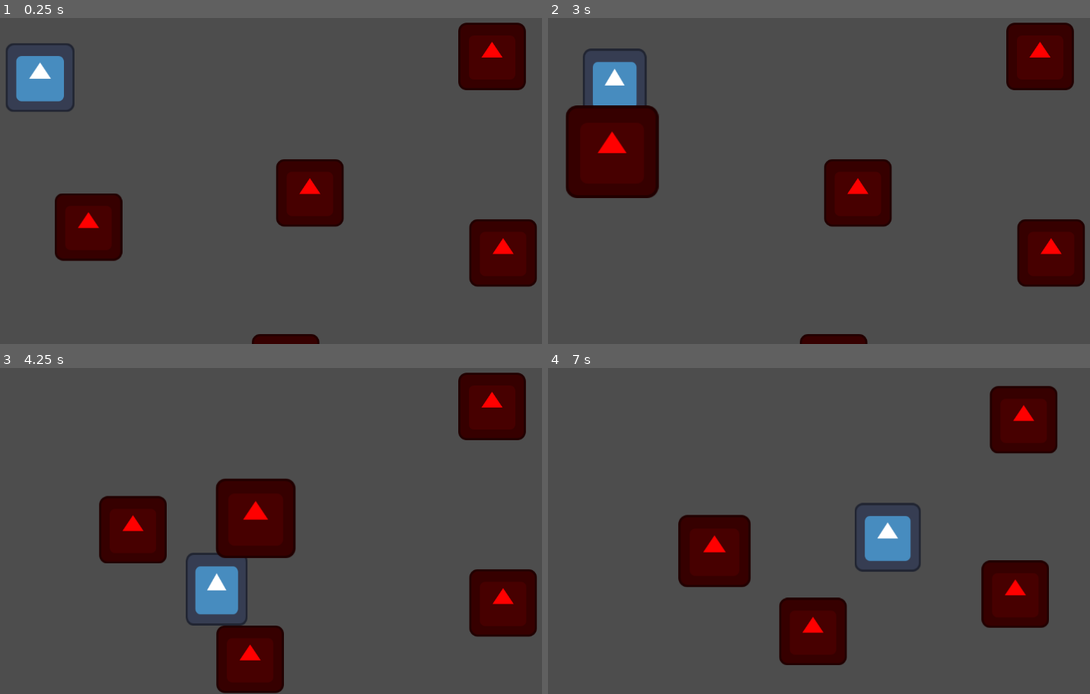
Above: before the commit, frames 1-4 (two rows, left to right).
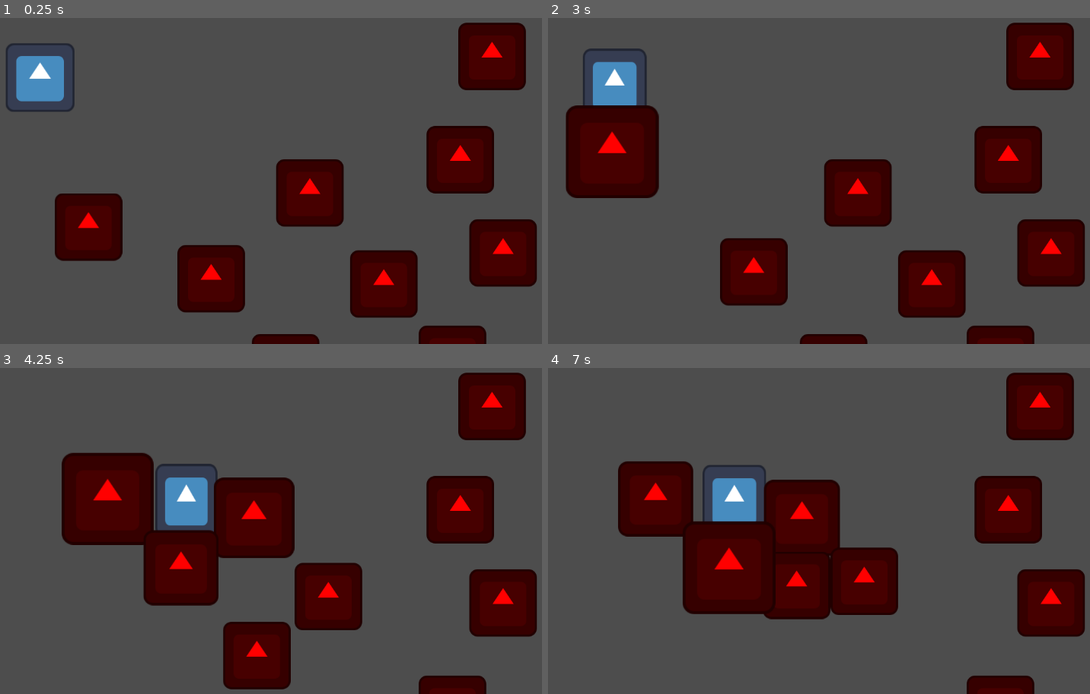
Above: after the commit, the same moments.

Repository: PietPadda/Godot_2D_ARPG
Game: Godot game, scene res://scenes/levels/main.tscn
Two runs of this game, one before a commit and one after it. Both use one fixed random seed, a clock stepped at 60 frames per second and the inputs below. The engine's default icon, where the game draws it, is replaced by a stand-in: a white triangle on a blue panel in a dark square.
Inputs (mouse positions are in pixels of both pictures, inside the frame that each line leads up to):
- Up to frame 1 (0.25 s): no input
- Up to frame 2 (3 s): move the mouse to (949, 154) at 0.52 s; hold Space (attack) 0.53-1.28 s; tap Tab (ui_text_completion_replace) at 0.8, 1.35, 2.3 s; move the mouse to (694, 190) at 1.27 s; tap Space (attack) at 1.55 s; move the mouse to (873, 99) at 2.02 s; hold Space (attack) 2.03-2.78 s; move the mouse to (781, 242) at 2.77 s; click (781, 242) at 2.85 s
- Up to frame 3 (4.25 s): tap Space (attack) at 3.05 s; move the mouse to (449, 573) at 3.52 s; hold Tab (ui_text_completion_replace) from 3.53 s (still down)
- Up to frame 4 (7 s): move the mouse to (629, 472) at 4.27 s; release Tab (ui_text_completion_replace) at 4.28 s; tap Space (attack) at 4.35, 5.85 s; move the mouse to (846, 524) at 5.02 s; hold Tab (ui_text_completion_replace) 5.03-5.78 s; move the mouse to (721, 439) at 5.77 s; move the mouse to (949, 504) at 6.52 s; press the mouse at (949, 504) at 6.53 s; tap Tab (ui_text_completion_replace) at 6.8 s

The runs differ from the first frame. In frame 1, 8.3% of the frame differs, in the area x 32-92%, y 33-100%; in frame 2, 8.3%; in frame 3, 16%; in frame 4, 26%, in the area x 12-100%, y 1-100%.

Commit message:
feat(player): implement player death and DeadState

Diff:
--- a/scenes/levels/main.tscn
+++ b/scenes/levels/main.tscn
@@ -24,3 +24,15 @@
 
 [node name="Skeleton5" parent="." instance=ExtResource("2_2vj2h")]
 position = Vector2(613, 693)
+
+[node name="Skeleton6" parent="." instance=ExtResource("2_2vj2h")]
+position = Vector2(929, 677)
+
+[node name="Skeleton7" parent="." instance=ExtResource("2_2vj2h")]
+position = Vector2(799, 534)
+
+[node name="Skeleton8" parent="." instance=ExtResource("2_2vj2h")]
+position = Vector2(944, 298)
+
+[node name="Skeleton9" parent="." instance=ExtResource("2_2vj2h")]
+position = Vector2(472, 524)
--- a/scenes/player/player.tscn
+++ b/scenes/player/player.tscn
@@ -10,6 +10,7 @@
 [ext_resource type="Resource" uid="uid://cd88rd50ljhgk" path="res://data/stats/player_stats.tres" id="4_p47bc"]
 [ext_resource type="Script" uid="uid://dfuec360wxegi" path="res://scripts/player/states/player_attack_state.gd" id="5_5gtgg"]
 [ext_resource type="Script" uid="uid://cnpddeatw31gb" path="res://scripts/player/states/player_chase_state.gd" id="6_fm80t"]
+[ext_resource type="Script" uid="uid://dxe6f52ev5gap" path="res://scripts/player/states/player_dead_state.gd" id="8_ugbui"]
 [ext_resource type="Script" uid="uid://bci6iykvj8w5a" path="res://scripts/components/attack_component.gd" id="10_je7p5"]
 [ext_resource type="Resource" uid="uid://t8iutpr512nx" path="res://data/stats/player_melee_attack.tres" id="11_fm80t"]
 [ext_resource type="Script" uid="uid://cnaea40kdh1f3" path="res://scripts/components/animation_component.gd" id="13_gx1jg"]
@@ -77,10 +78,38 @@
 "update": 0,
 "values": [Vector2(1, 1)]
 }
+tracks/1/type = "value"
+tracks/1/imported = false
+tracks/1/enabled = true
+tracks/1/path = NodePath("Sprite2D:modulate")
+tracks/1/interp = 1
+tracks/1/loop_wrap = true
+tracks/1/keys = {
+"times": PackedFloat32Array(0),
+"transitions": PackedFloat32Array(1),
+"update": 0,
+"values": [Color(1, 1, 1, 1)]
+}
+
+[sub_resource type="Animation" id="Animation_myrg7"]
+resource_name = "Dead"
+tracks/0/type = "value"
+tracks/0/imported = false
+tracks/0/enabled = true
+tracks/0/path = NodePath("Sprite2D:modulate")
+tracks/0/interp = 1
+tracks/0/loop_wrap = true
+tracks/0/keys = {
+"times": PackedFloat32Array(0, 1),
+"transitions": PackedFloat32Array(1, 1),
+"update": 0,
+"values": [Color(1, 1, 1, 1), Color(1, 1, 1, 0)]
+}
 
 [sub_resource type="AnimationLibrary" id="AnimationLibrary_ugbui"]
 _data = {
 &"Attack": SubResource("Animation_fcs02"),
+&"Dead": SubResource("Animation_myrg7"),
 &"Idle": SubResource("Animation_fm80t"),
 &"Move": SubResource("Animation_ugbui"),
 &"RESET": SubResource("Animation_gx1jg")
@@ -115,6 +144,9 @@
 [node name="Chase" type="Node" parent="StateMachine"]
 script = ExtResource("6_fm80t")
 
+[node name="Dead" type="Node" parent="StateMachine"]
+script = ExtResource("8_ugbui")
+
 [node name="Sprite2D" type="Sprite2D" parent="."]
 texture = ExtResource("1_8afob")
 
--- a/scripts/components/stats_component.gd
+++ b/scripts/components/stats_component.gd
@@ -2,6 +2,9 @@
 # Manages an entity's stats, using a CharacterStats resource as a data source.
 class_name StatsComponent
 extends Node
+
+# signals
+signal died
 
 # Link to the resource file that holds the base stats.
 @export var stats_data: CharacterStats
@@ -34,5 +37,8 @@
 	if current_health <= 0: # if dead
 		current_health = 0 # set dead
 		print("%s has been defeated!" % get_parent().name)
-		# Later, we will emit a "died" signal here. For now, we'll make the enemy disappear.
-		get_parent().queue_free() # delete the "parent" ie Entity
+		# Instead of queue_free(), we now emit a signal.
+		emit_signal("died")
+		# And we remove the queue_free() call from the enemy's logic.
+		if get_parent().is_in_group("enemies"): # A simple way to check
+			get_parent().queue_free()
--- a/scripts/player/player.gd
+++ b/scripts/player/player.gd
@@ -1,9 +1,15 @@
 # player.gd
-# The root script for the Player entity. It holds no logic itself, as all
-# behavior is delegated to its component nodes.
 extends CharacterBody2D
 
-# This script is intentionally left blank.
-# The player's behavior is managed by its child components,
-# such as the StateMachine, MovementComponent, and StatsComponent.
-pass
+# get components
+@onready var stats_component: StatsComponent = $StatsComponent
+@onready var state_machine: StateMachine = $StateMachine
+
+func _ready() -> void:
+	# Connect our component's signal to a function in this script.
+	stats_component.died.connect(_on_death)
+
+# This function is called when the StatsComponent emits the "died" signal.
+func _on_death() -> void:
+	# We tell our state machine to switch to the DeadState.
+	state_machine.change_state("Dead")
--- /dev/null
+++ b/scripts/player/states/player_dead_state.gd
@@ -0,0 +1,17 @@
+# player_dead_state.gd
+class_name PlayerDeadState
+extends State
+
+@onready var player: CharacterBody2D = get_owner()
+@onready var animation_component: AnimationComponent = player.get_node("AnimationComponent")
+
+func enter() -> void:
+	print("Player has entered the Dead state.")
+	animation_component.play_animation("Dead")
+
+	# Disable the player's collision so enemies can walk past the body.
+	var collision_shape = player.get_node("CollisionShape2D")
+	collision_shape.disabled = true
+
+# By leaving process_input and process_physics empty,
+# we prevent the player from doing anything while dead.
Not shown: 1 places in scenes/player/player.tscn that only renumber resources
Not shown, added: scripts/player/states/player_dead_state.gd.uid
